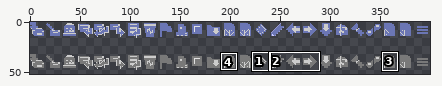
A sprite sheet gets an edit: src/chrome/messenger/icons/mail-toolbar-small.png. The first picture is a wide view before the edit; the outline marks the close-up.
Close-up. Before the edit:
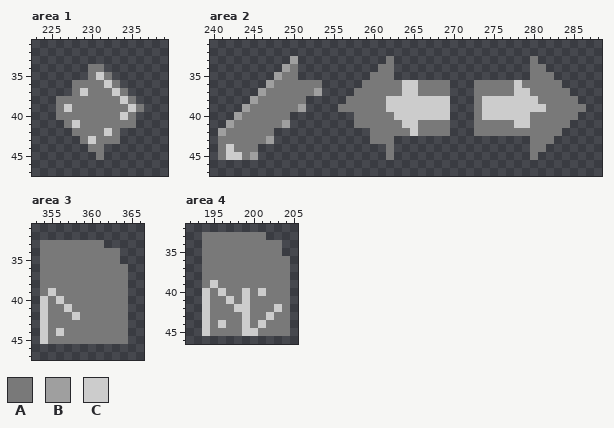
The file is 400x64 pixels. Colours within 5 levels of each other are drawn and written as one. Shown: area 1: x 223..239, y 31..47; area 2: x 240..288, y 31..47; area 3: x 353..366, y 31..47; area 4: x 192..205, y 32..46. The wide view leaves out empty margins. The commit also changed other parts of the picture, which this record leaves out.
Palette (. is transparent): A #797979  B #9f9f9f  C #cccccc
Pixels before, area 1, first column x 226:
34 ....AA.....
35 ....ACA....
36 ..AAAACA...
37 ..ACAAACA..
38 AAAAAAAACA.
39 ACAAAAAAACA
40 AAAAAAAACA.
41 .ACAAAAAAA.
42 ..AAAACA...
43 ...ACAAA...
44 ....AA.....
45 .....A.....
Pixels before, area 2, first column x 241:
33 .........B...........A.................A......
34 ........BA..........AA.................AA.....
35 .......BAA.........AAA.................AAA....
36 ......BAAAAAA.....AAAAACCAAAA...AAAAACAAAAA...
37 .....BAAAAAAB....AAAAAACCAAAA...AAAAACCAAAAA..
38 ....BAAAAAA.....AAAAACCCCCCCC...ACCCCCCCAAAAA.
39 ...BAAAAAAB....AAAAAACCCCCCCC...ACCCCCCCCAAAAA
40 ..BAAAAAA........AAAAACCCCCCC...ACCCCCCAAAAAA.
41 .BAAAAAAB........AAAAAACCAAAA...AAAAACCAAAAA..
42 BAAAAAA............AAAAACAAAA...AAAAAAAAAAA...
43 AAAAAAB............AAA.................AAA....
44 ACAAA................A.................AA.....
45 ACCAB................A.................A......
Pixels before, area 3, first column x 354:
33 AAAAAAAA...
34 AAAAAAAAAA.
35 AAAAAAAAAA.
36 AAAAAAAAAAA
37 AAAAAAAAAAA
38 AAAAAAAAAAA
39 ACAAAAAAAAA
40 CACAAAAAAAA
41 CAACAAAAAAA
42 CAAACAAAAAA
43 CAAAAAAAAAA
44 CACAAAAAAAA
45 CAAAAAAAAAA
Pixels before, area 4, first column x 194:
33 AAAAAAAA...
34 AAAAAAAAAA.
35 AAAAAAAAAA.
36 AAAAAAAAAAA
37 AAAAAAAAAAA
38 AAAAAAAAAAA
39 ACAAAAAAAAA
40 CACAACACAAA
41 CAACACAAAAA
42 CAAACCAAACA
43 CAAAACAACAA
44 CACAACACAAA
45 CAAAACCAAAA
New version:
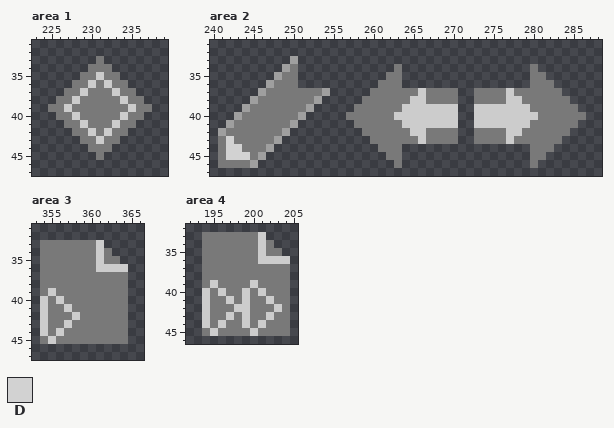
Colours new in this view: D #d2d2d2
Diff:
Area 1:
Colour A now appears in row 33 at x 231; in row 34 at x 232; in row 35 at x 229 and 233; in row 36 at x 234; in row 37 at x 227 and 235; in row 38 at x 236.
Colour A now appears in row 39 at x 225 and 237; in row 40 at x 236; in row 42 at x 234; in row 44 at x 232.
The author changed colour C to colour A in row 41 at x 228; in row 43 at x 230.
The author changed colour A to colour C in row 36 at x 230; in row 38 at x 228; in row 40 at x 228; in row 41 at x 229 and 233; in row 42 at x 230; in row 43 at x 231.
Area 2:
Colour A now appears in rows 34 to 35 at x 263; in row 37 at x 270; in row 38 at x 252 and 270; in row 40 at x 250, 257 and 286; in row 41 at x 285; in row 42 at x 248, 259, 270 and 284.
Colour A now appears in row 43 at x 263 to 265, 267 to 270, 273 to 276, 278 to 279 and 283; in row 44 at x 246, 261, 263 and 282; in row 45 at x 263 and 281; in row 46 at x 241 to 244, 263 and 280.
The author changed colour B to colour A in row 37 at x 253; in row 39 at x 251; in row 41 at x 249; in row 43 at x 247; in row 45 at x 245.
The author changed colour C to colour A in row 37 at x 264 to 265 and 278 to 279; in row 38 at x 262 to 264, 267 to 269, 274 to 276 and 279 to 280; in row 39 at x 262 to 263 and 280 to 281.
Colour B now appears in row 37 at x 254; in row 38 at x 253; in row 39 at x 252; in row 40 at x 251; in row 41 at x 250; in row 42 at x 249.
Colour B now appears in row 43 at x 248; in row 44 at x 247; in row 45 at x 246; in row 46 at x 245.
Colour C now appears in rows 39 to 41 at x 270; in row 43 at x 266 and 277.
The author changed colour A to colour C in row 37 at x 266 and 277; in row 39 at x 273; in row 40 at x 273 and 280; in row 41 at x 266 to 269 and 273 to 277; in row 42 at x 266 and 277 to 278.
The author changed colour A to colour D in row 43 at x 242; in row 44 at x 243; in row 45 at x 244.
The author changed colour C to colour D in row 44 at x 242; in row 45 at x 242 to 243.
Colour A is gone in row 33 at x 262 and 280; in row 34 at x 261 to 262 and 281; in row 35 at x 260 to 261 and 282; in row 36 at x 251 to 253, 259 to 260, 266 to 269, 273 to 277, 279 and 283; in row 37 at x 258 to 259 and 284; in row 38 at x 257 to 258 and 285.
Colour A is gone in row 39 at x 256 to 257 and 286.
Colour C is gone in row 36 at x 264 to 265 and 278.
Area 3:
The author changed colour C to colour A in row 45 at x 354.
The author changed colour A to colour C in rows 33 to 35 at x 361; in row 36 at x 361 to 364; in row 43 at x 357; in row 45 at x 355.
Colour A is gone in row 34 at x 363.
Area 4:
The author changed colour C to colour A in row 45 at x 194 and 199.
The author changed colour A to colour C in rows 33 to 35 at x 201; in row 36 at x 201 to 204; in row 39 at x 200; in row 41 at x 202; in row 43 at x 197; in row 45 at x 195.
Colour A is gone in row 34 at x 203.
Boxes around the changes in both close-ups, in picture pixels (x1, y1, x2, y2):
changed: (48, 56, 152, 152)
changed: (218, 56, 586, 168)
changed: (96, 240, 128, 272)
changed: (40, 320, 72, 344)
changed: (202, 232, 290, 336)
